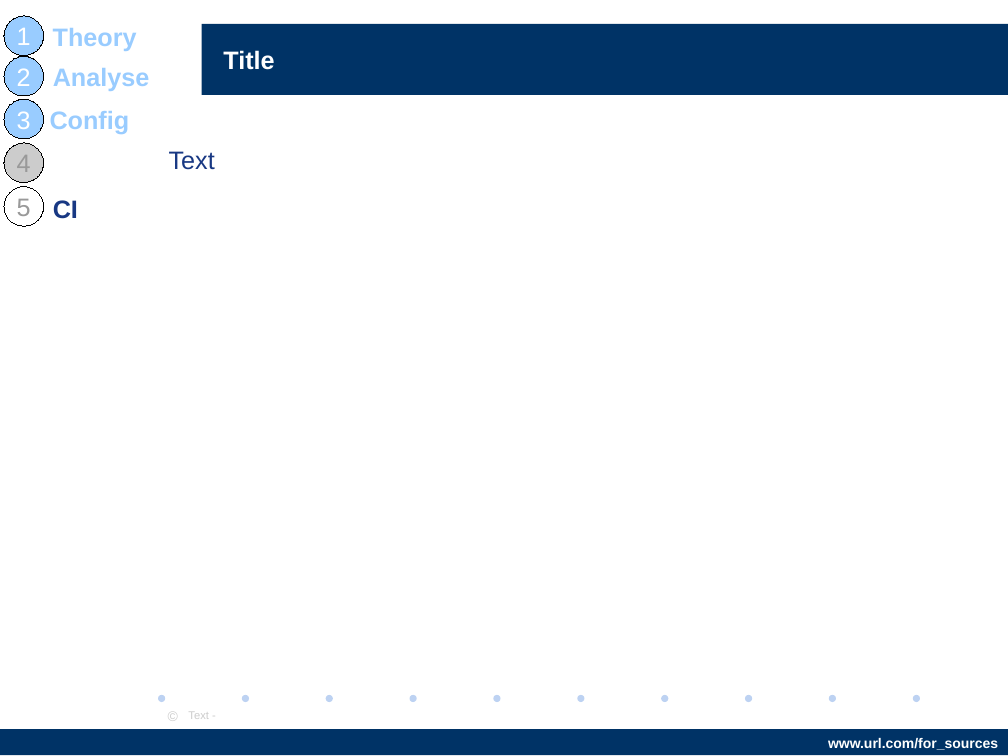
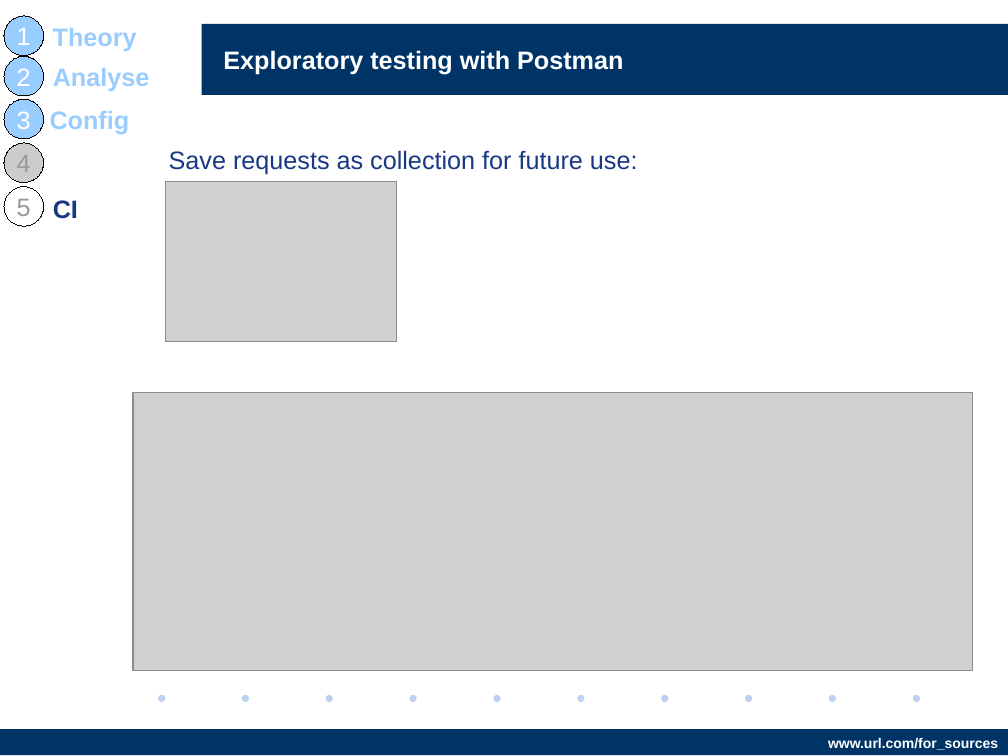
Before and after one commit to AndriiStepura/letslearnapitesting, a slide deck: slide 16 of StartTestingApiWithPostman.odp (slide 13 before the commit). Drawn at 1008x756 pixels with LibreOffice and Linux fonts; fonts in the diff are those of the drawing; grey boxes stand for pictures; background and template pictures are left out. Boxes give left, top, right and bottom in pixels: in the first picture for what was removed or moved away, otherwise in the second. Text is boxed around its words. In the diff, an @@ line names an element or a change of style, - is before the commit and + after.

```diff
--- a/StartTestingApiWithPostman.odp
+++ b/StartTestingApiWithPostman.odp
@@ title at [223, 50, 623, 75]: text changed @@
-Title
+Exploratory testing with Postman
@@ text at [169, 150, 638, 174]: text changed @@
-Text
+Save requests as collection for future use:
@@ picture added at [165, 181, 397, 342] @@
@@ picture added at [133, 393, 973, 671] @@
@@ text removed at [158, 703, 186, 728] @@
-©
@@ text removed at [188, 712, 209, 719] @@
-Text -
```
Also in this commit, not shown: 8 other slides changed, 9 slides added, 7 other files.
